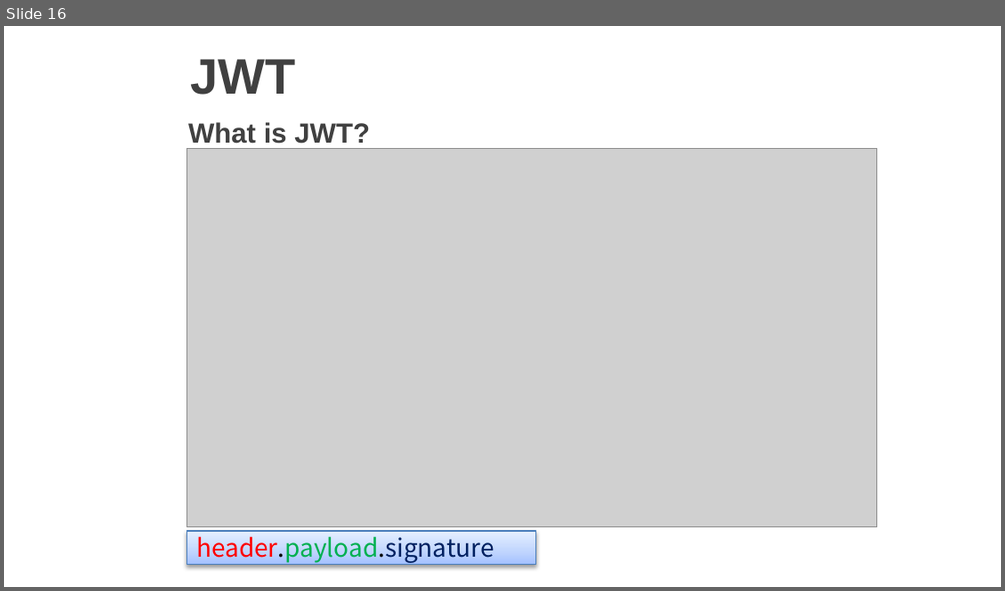
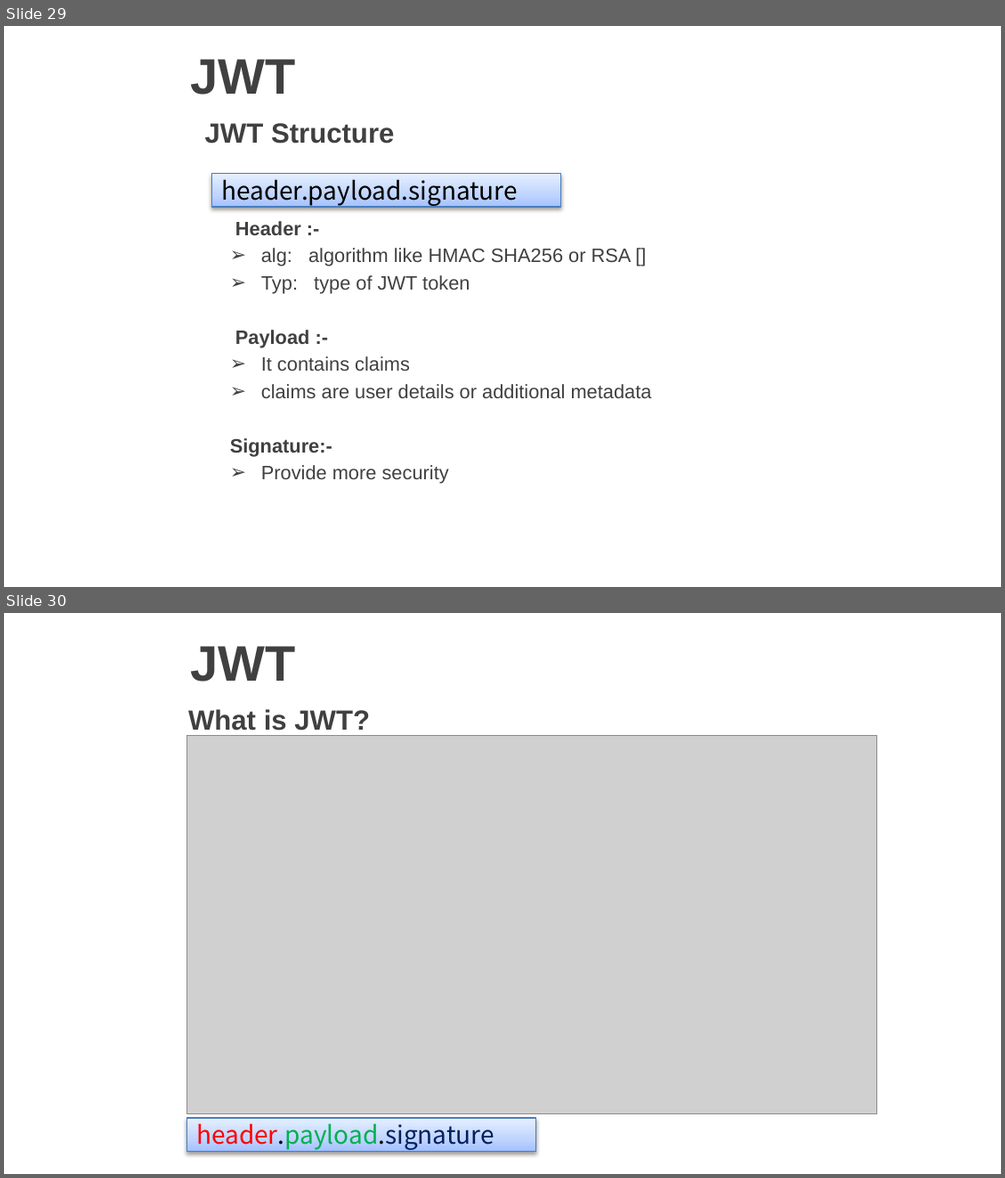
Before and after one commit to vgyureka/DotNetBig, a slide deck: webapiSecurity.pptx. Shown one above the other, each under a label of ours: slide 16 before the commit, slides 29 and 30 after it. The pictures are 1005x591 and 1005x1178 pixels, drawn with LibreOffice and Linux fonts; fonts in the diff are those of the drawing; grey boxes stand for pictures; background and template pictures are left out. Boxes give left, top, right and bottom in pixels: in the first picture for what was removed or moved away, otherwise in the second. Text is boxed around its words. In the diff, an @@ line names an element or a change of style, - is before the commit and + after.

Commit message:
Add files via upload
webapi security- 06 MARCH 2019

```diff
--- a/webapiSecurity.pptx
+++ b/webapiSecurity.pptx
@@ slide 29 added at (4,26,1001,587), background picture (left out) @@
@@ title added at (190,59,295,95), 36 pt, text #404040, bold @@
+JWT
@@ text added at (205,123,394,143), 20 pt, text #404040, bold @@
+JWT Structure
@@ rectangle added at (211,174,560,207), fill gradient #A4C4FF to #BFD4FF to #E6EEFF, outline #4B7EBC 0.75 pt, 18 pt, text #000000 @@
+header.payload.signature
@@ text added at (230,221,652,483), 14 pt, text #404040 @@
+Header :-
+➢ alg: algorithm like HMAC SHA256 or RSA []
+➢ Typ: type of JWT token
+Payload :-
+➢ It contains claims
+➢ claims are user details or additional metadata
+Signature:-
+➢ Provide more security
@@ what was slide 16 is now slide 30 @@
```
Also in this commit, not shown: 1 slide changed, 13 other slides added.
